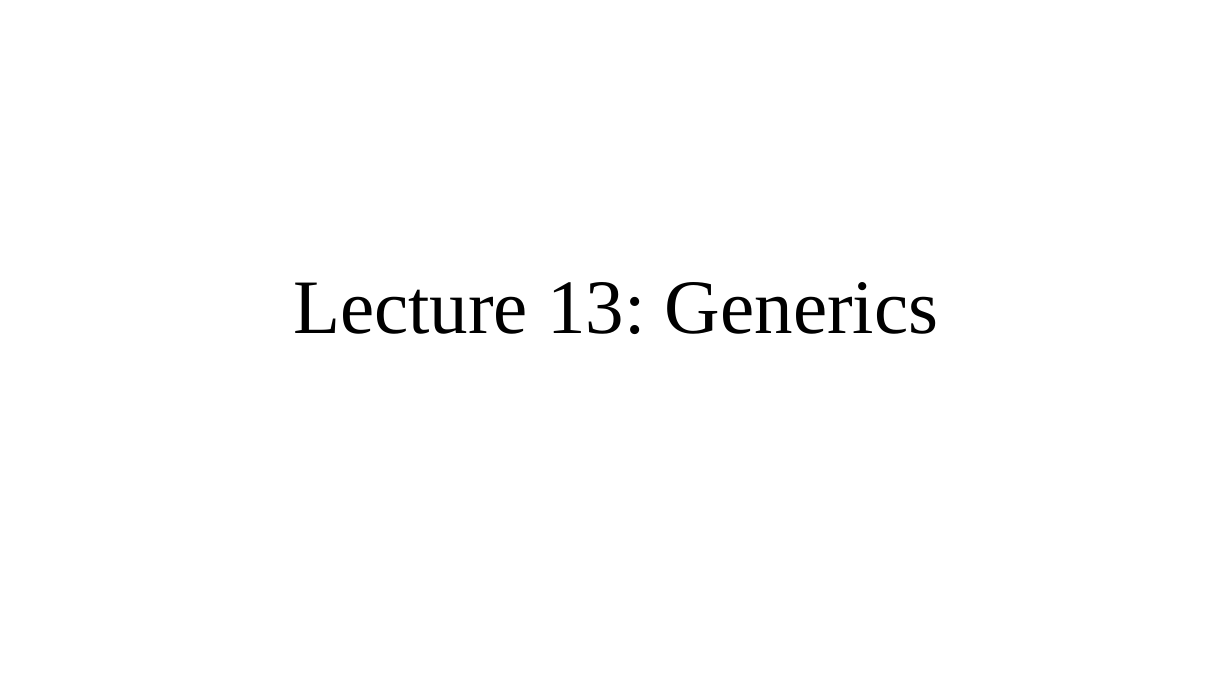
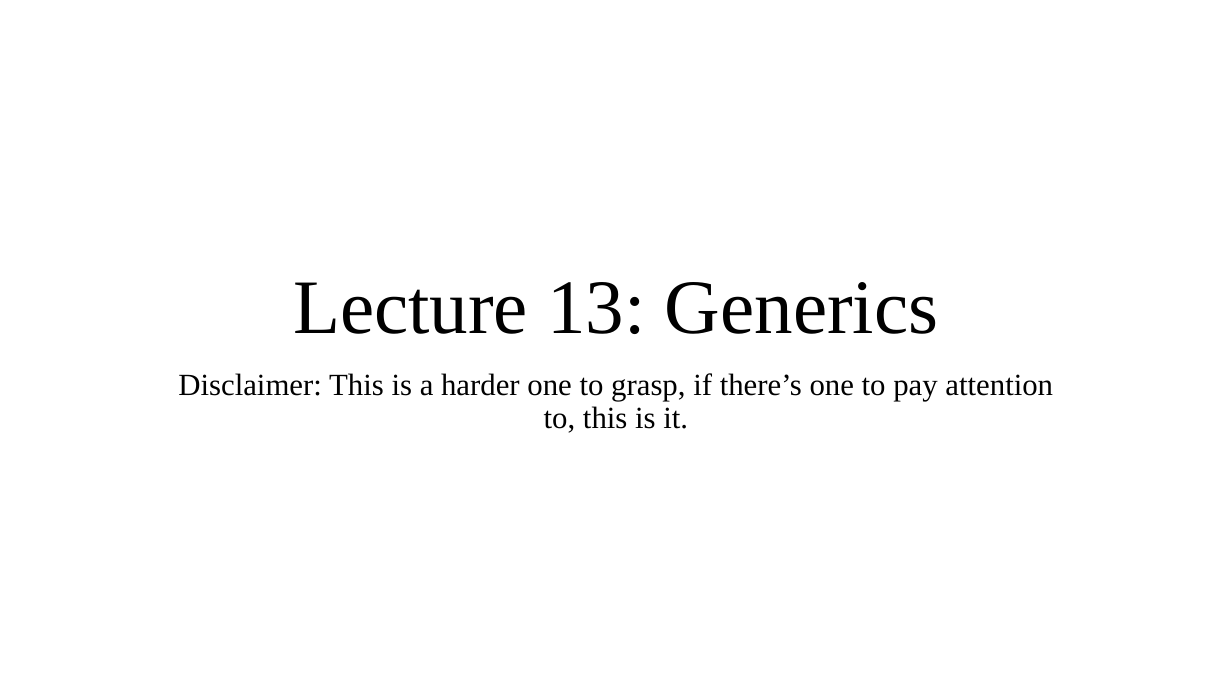
Before and after one commit to AughdonBreslin/CS501IntroToJava, a slide deck: slide 1 of Lectures/13_Generics.pptx. Drawn at 1232x693 pixels with LibreOffice and Linux fonts; fonts in the diff are those of the drawing. Boxes give left, top, right and bottom in pixels: in the first picture for what was removed or moved away, otherwise in the second. Text is boxed around its words. In the diff, an @@ line names an element or a change of style, - is before the commit and + after.

```diff
--- a/Lectures/13_Generics.pptx
+++ b/Lectures/13_Generics.pptx
@@ subtitle added at (178,373,1053,433), 24 pt, text #000000 @@
+Disclaimer: This is a harder one to grasp, if there’s one to pay attention to, this is it.
```
Also in this commit, not shown: 14 other files.
